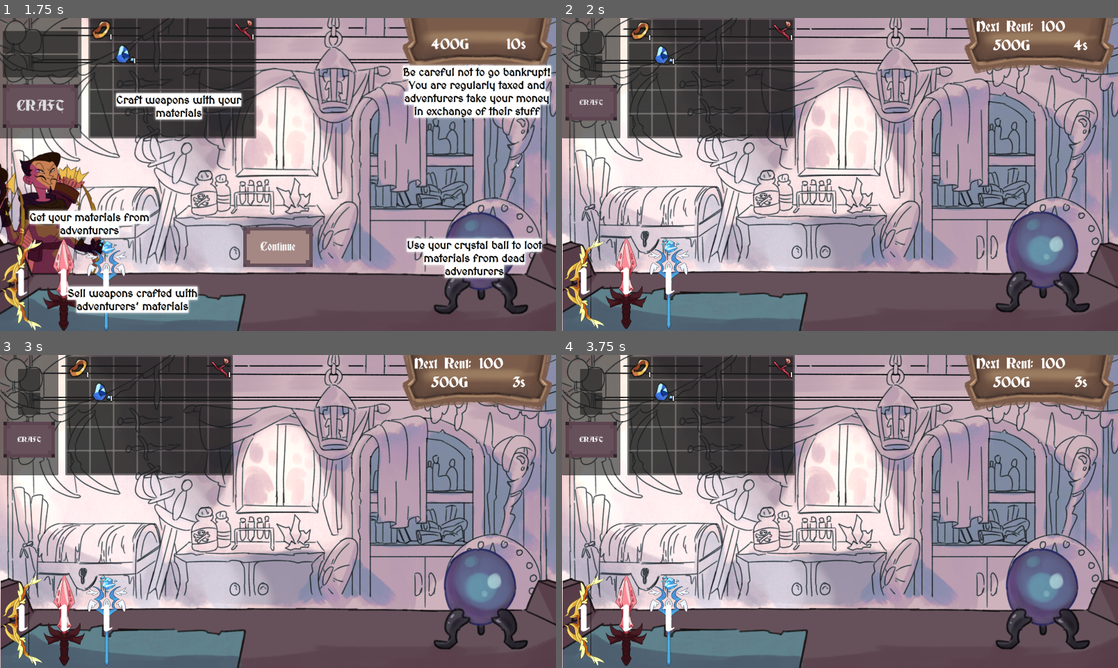
Above: before the commit, frames 1-4 (two rows, left to right).
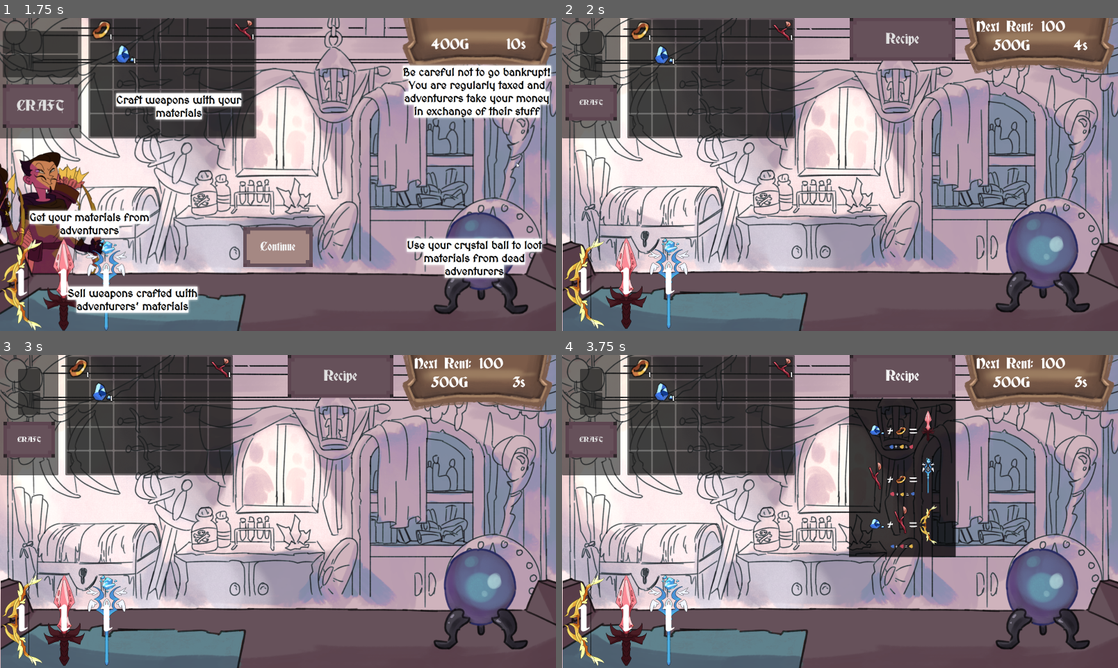
Above: after the commit, the same moments.

Repository: electron35/GMTK_Jam_Dunjunk_shop
Game: Godot game, scene res://GMTK_Jam/menuScene.tscn
The game is run twice, just before and just after one commit, with the same random seed, the same clock (stepped at 60 frames per second) and the same inputs. The engine's default icon, where the game draws it, is replaced by a stand-in: a white triangle on a blue panel in a dark square. Sound files missing from this copy of the repository are replaced by a short silence.
Inputs (mouse positions are in pixels of both pictures, inside the frame that each line leads up to):
- Up to frame 1 (1.75 s): click "Play" at 0.5 s; click "Continue" at 1.25 s
- Up to frame 2 (2 s): no input
- Up to frame 3 (3 s): click (478, 599) at 2 s; click "CRAFT" at 2.75 s
- Up to frame 4 (3.75 s): click "CRAFT" (after the commit: "Recipe") at 3.5 s

Frame 1 is identical in both runs. In frame 2, 2.5% of the frame differs, in the area x 51-71%, y 0-14%; in frame 3, 2.5%; in frame 4, 12%, in the area x 51-71%, y 0-65%.

Commit message:
Added Recipe

Diff:
--- a/GMTK_Jam/MainScene.gd
+++ b/GMTK_Jam/MainScene.gd
@@ -9,3 +9,8 @@
 
 func _on_crafting_menu_pressed():
 	craft_inventory.visible = !craft_inventory.visible
+
+
+
+func _on_button_pressed():
+	$Foreground/Button/TextureRect.visible = !$Foreground/Button/TextureRect.visible
--- a/GMTK_Jam/MainScene.tscn
+++ b/GMTK_Jam/MainScene.tscn
@@ -9,6 +9,8 @@
 [ext_resource type="PackedScene" uid="uid://c2kreckpasikc" path="res://GMTK_Jam/Nodes/Aventurier/AdventurerLane.tscn" id="6_jhyn8"]
 [ext_resource type="Texture2D" uid="uid://2wnu31bb6bv5" path="res://GMTK_Jam/Resources/UIElement/TABLE.png" id="8_udtci"]
 [ext_resource type="AudioStream" uid="uid://dox5ukdj5uvjk" path="res://GMTK_Jam/Resources/Sound/Music/bossanova.wav" id="9_dyj22"]
+[ext_resource type="Texture2D" uid="uid://cpb2cphre3ad2" path="res://GMTK_Jam/Resources/UIElement/RECIPES.png" id="9_fb4gp"]
+[ext_resource type="Theme" uid="uid://cqqhu72pwahb1" path="res://GMTK_Jam/Resources/themegame/inventaire.tres" id="9_mf6v2"]
 
 [node name="Scene" type="Node2D"]
 script = ExtResource("1_csqij")
@@ -82,6 +84,29 @@
 grow_horizontal = 1
 grow_vertical = 1
 
+[node name="Button" type="Button" parent="Foreground"]
+anchors_preset = -1
+anchor_left = 0.611
+anchor_right = 0.611
+offset_left = -149.6
+offset_top = -1.0
+offset_right = 154.4
+offset_bottom = 123.0
+theme = ExtResource("9_mf6v2")
+text = "Recipe"
+
+[node name="TextureRect" type="TextureRect" parent="Foreground/Button"]
+visible = false
+layout_mode = 0
+offset_left = -2.0
+offset_top = 126.0
+offset_right = 305.0
+offset_bottom = 582.0
+texture = ExtResource("9_fb4gp")
+expand_mode = 1
+
 [node name="BossaNova" type="AudioStreamPlayer" parent="."]
 stream = ExtResource("9_dyj22")
 volume_db = -5.0
+
+[connection signal="pressed" from="Foreground/Button" to="." method="_on_button_pressed"]
Not shown: 1 places in GMTK_Jam/MainScene.tscn that only renumber resources
Not shown: 1 places in GMTK_Jam/menuScene.tscn that only renumber resources
